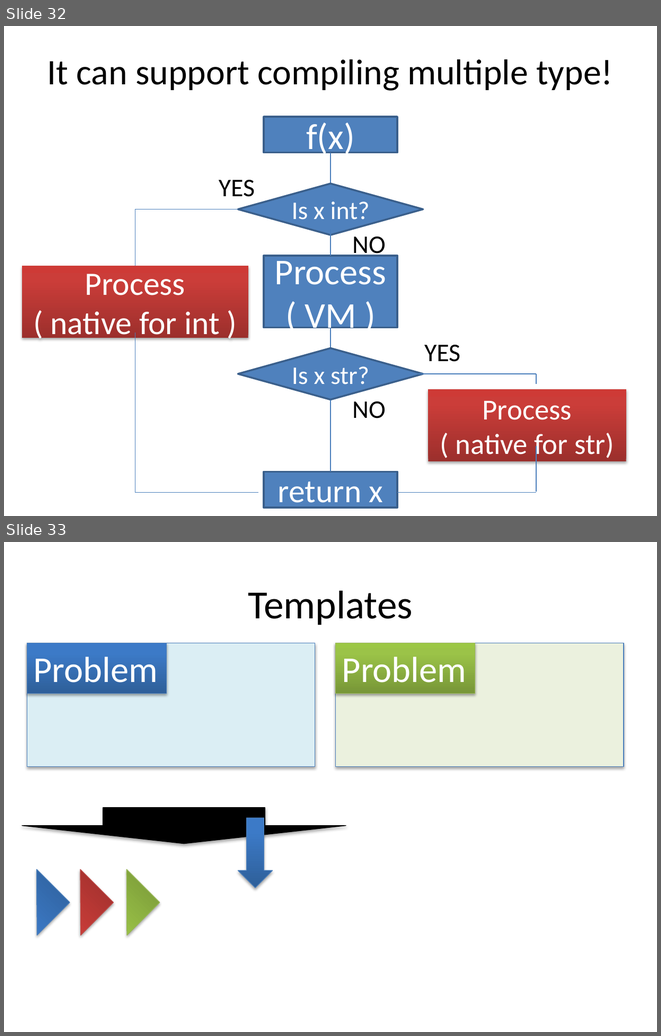
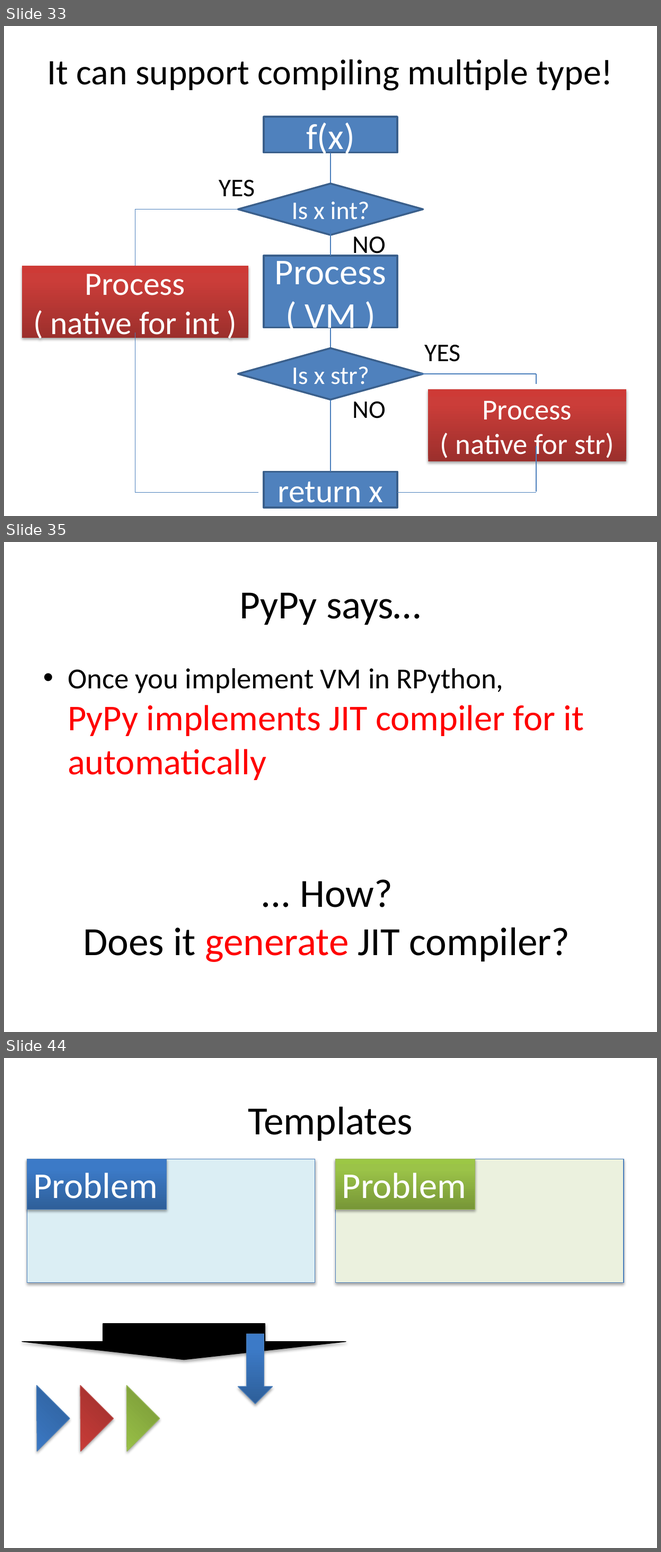
Before and after one commit to ryotaro/pyconjp2012slide, a slide deck: master/Fundamental Technologies Used in PyPy JIT Compiler.pptx. Shown one above the other, each under a label of ours: slides 32 and 33 before the commit, slides 33, 35 and 44 after it; the slides between them are not shown. The pictures are 661x1036 and 661x1552 pixels, drawn with LibreOffice and Linux fonts; fonts in the diff are those of the drawing. Boxes give left, top, right and bottom in pixels: in the first picture for what was removed or moved away, otherwise in the second. Text is boxed around its words. In the diff, an @@ line names an element or a change of style, - is before the commit and + after.

```diff
--- a/master/Fundamental Technologies Used in PyPy JIT Compiler.pptx
+++ b/master/Fundamental Technologies Used in PyPy JIT Compiler.pptx
@@ slide 35 added at (4, 542, 657, 1032), background #FFFFFF @@
@@ title added at (239, 592, 421, 625), 44 pt, text #000000 @@
+PyPy says…
@@ text added at (68, 668, 584, 780), 40 pt, text #FF0000 @@
+• Once you implement VM in RPython,
+  PyPy implements JIT compiler for it automatically
@@ text added at (84, 879, 570, 962), 44 pt, text #000000 @@
+... How?
+Does it generate JIT compiler?
@@ what was slide 32 is now slide 33 @@
@@ what was slide 33 is now slide 44 @@
```
Also in this commit, not shown: 10 other slides added.
